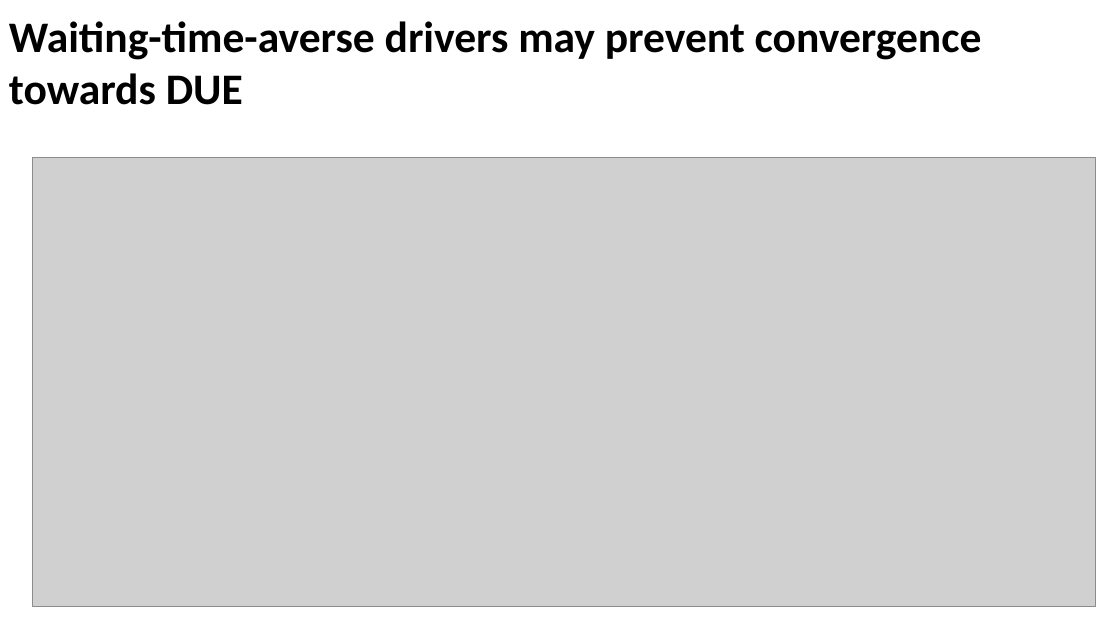
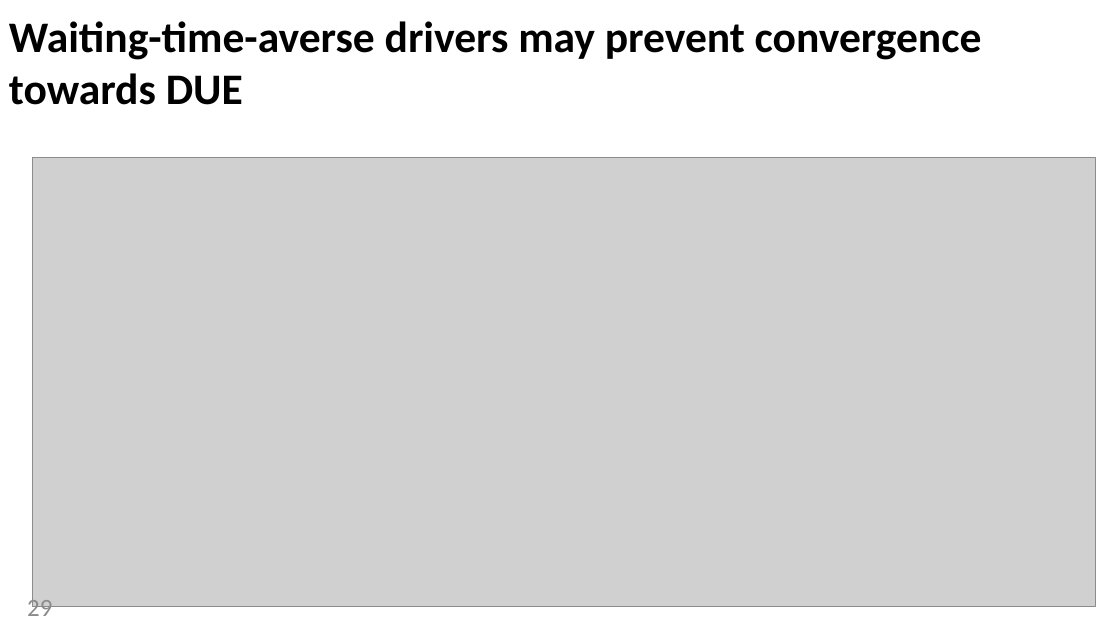
Before and after one commit to MiguelDonado/TFM_TraSIrr, a slide deck: slide 29 of presentation/Thesis_Defense.pptx (slide 20 before the commit). Drawn at 1120x630 pixels with LibreOffice and Linux fonts; fonts in the diff are those of the drawing; grey boxes stand for pictures. Boxes give left, top, right and bottom in pixels: in the first picture for what was removed or moved away, otherwise in the second. Text is boxed around its words. In the diff, an @@ line names an element or a change of style, - is before the commit and + after.

```diff
--- a/presentation/Thesis_Defense.pptx
+++ b/presentation/Thesis_Defense.pptx
@@ page number added at bbox=[27, 596, 52, 616], 16 pt, text #8C8C8C @@
+29
```
Also in this commit, not shown: 19 other slides changed, 26 slides added, 4 slides removed, 11 other files.
